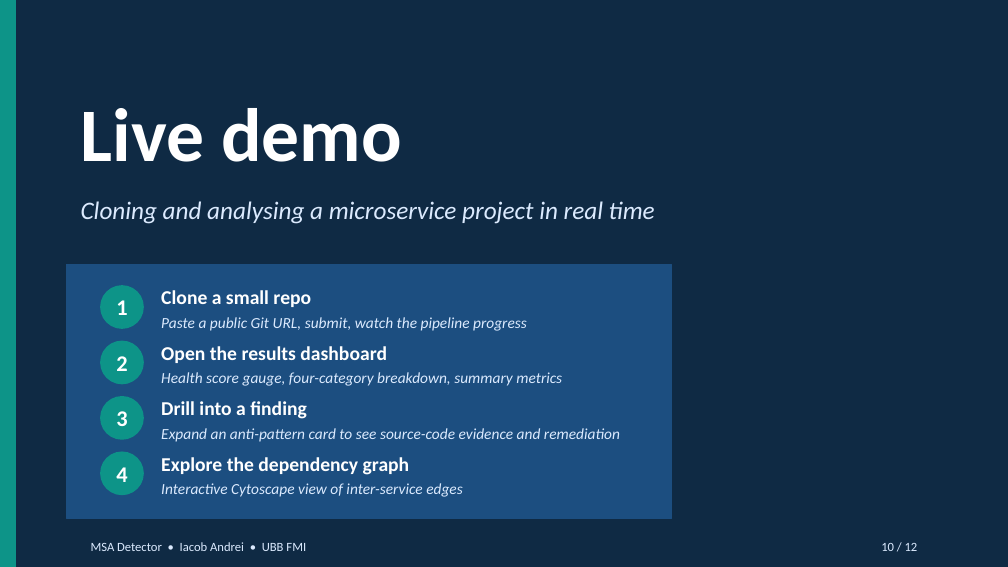
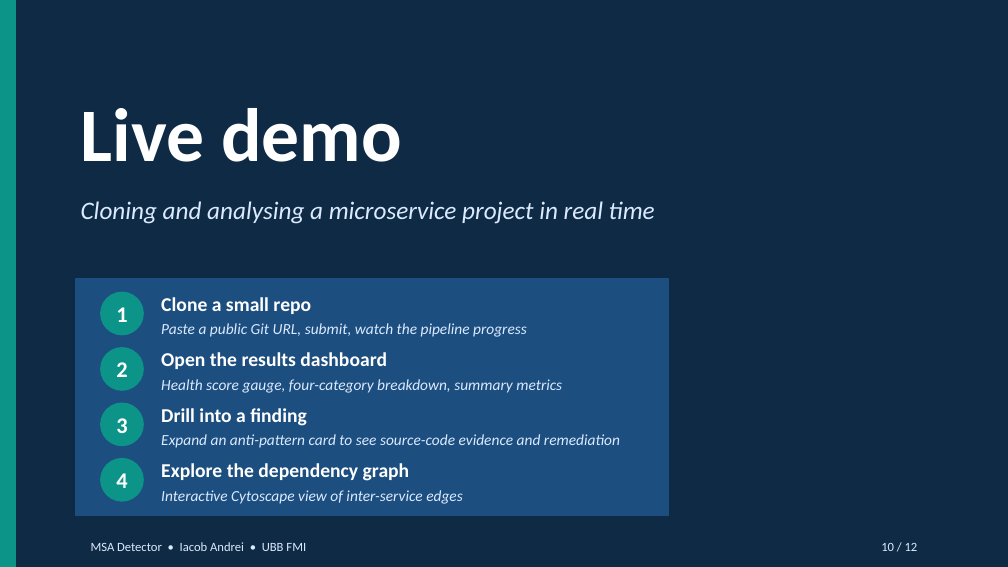
Before and after one commit to andrei45635/dissertation_backend, a slide deck: slide 10 of thesis/presentation/MSA_Detector_Defense.pptx. Drawn at 1008x567 pixels with LibreOffice and Linux fonts; fonts in the diff are those of the drawing. Boxes give left, top, right and bottom in pixels: in the first picture for what was removed or moved away, otherwise in the second. Text is boxed around its words. In the diff, an @@ line names an element or a change of style, - is before the commit and + after.

Commit message:
fix wrong cuts and god service detectors in code, thesis and presentation

```diff
--- a/thesis/presentation/MSA_Detector_Defense.pptx
+++ b/thesis/presentation/MSA_Detector_Defense.pptx
@@ rectangle resized from (x1=67, y1=264, x2=671, y2=518) to (x1=76, y1=279, x2=668, y2=516) @@
@@ 12 texts, 4 ellipses moved together from (x1=101, y1=286, x2=620, y2=497) to (x1=101, y1=292, x2=620, y2=504) @@
```
Also in this commit, not shown: 6 other slides changed, 25 other files.
